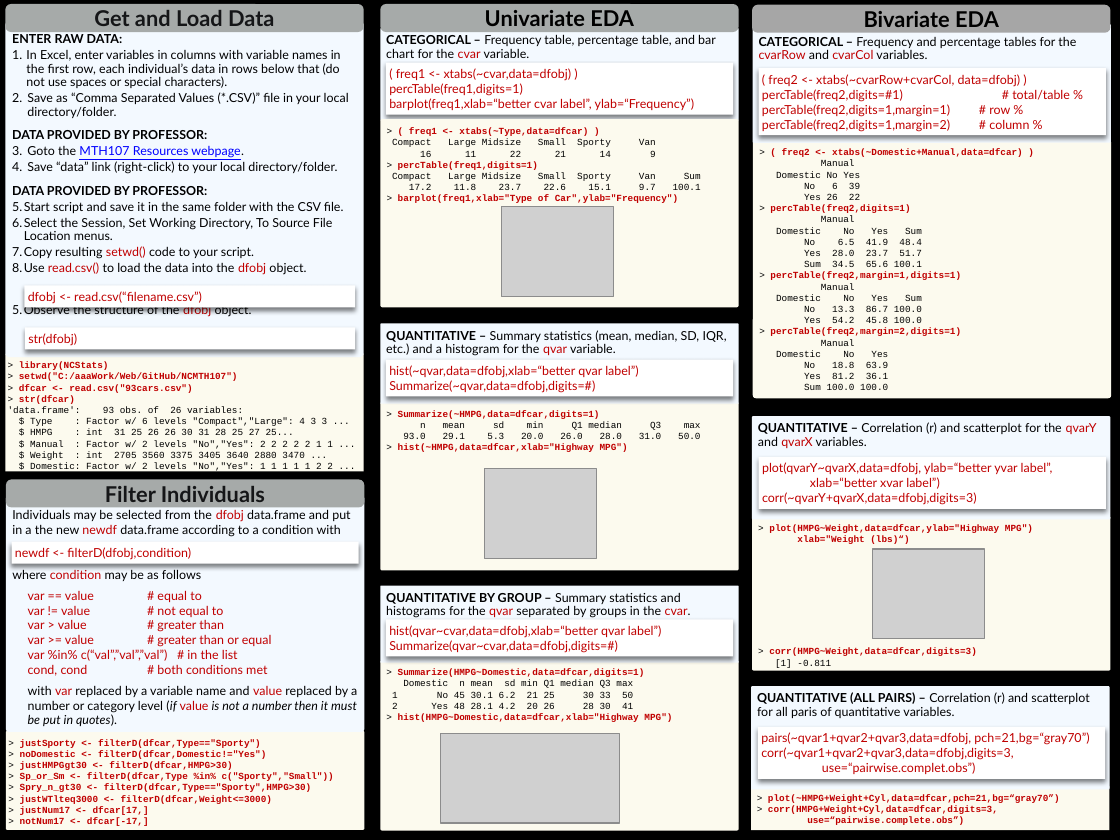
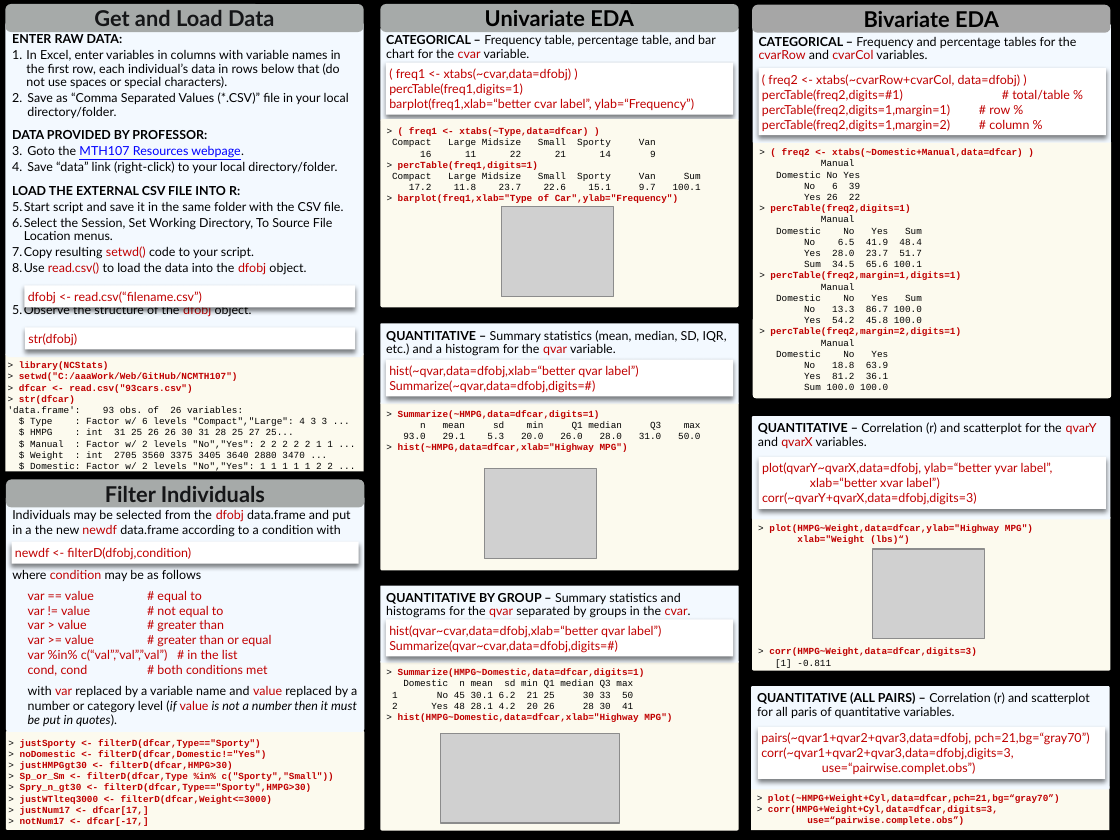
Before and after one commit to droglenc/NCMTH107, a slide deck: slide 1 of resources/MTH107-Rcheatsheet.pptx. Drawn at 1120x840 pixels with LibreOffice and Linux fonts; fonts in the diff are those of the drawing; grey boxes stand for pictures. Boxes give left, top, right and bottom in pixels: in the first picture for what was removed or moved away, otherwise in the second. Text is boxed around its words. In the diff, an @@ line names an element or a change of style, - is before the commit and + after.

```diff
--- a/resources/MTH107-Rcheatsheet.pptx
+++ b/resources/MTH107-Rcheatsheet.pptx
@@ text in rounded rectangle at [12,186,240,195]: text changed @@
-DATA PROVIDED BY PROFESSOR:
+LOAD THE EXTERNAL CSV FILE INTO R:
```
Also in this commit, not shown: 1 other file.
